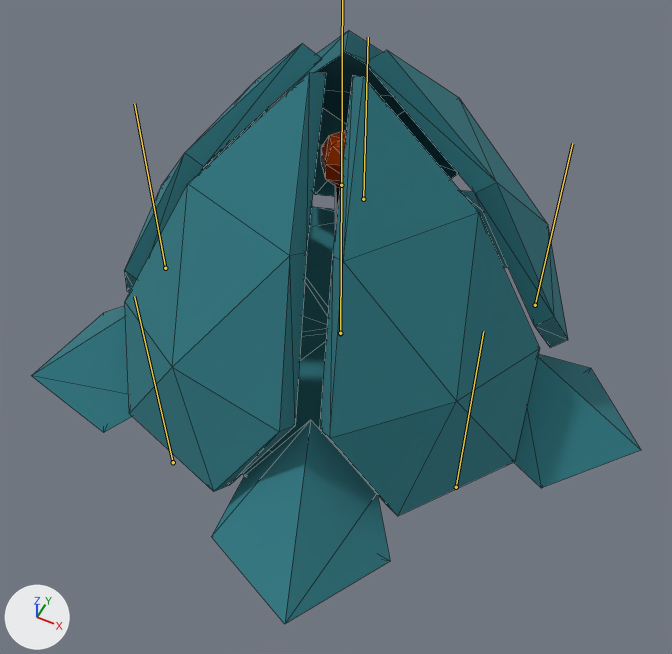
Before and after pictures for a commit that changed the glTF model import/bobo_plant.glb.
Both versions are drawn from a 50 mm lens placed at (1.43, -2.92, 3.69), pointed at (0.16, -0.37, 0.51). Every picture has the same lights, and +X, +Y and +Z are marked at lower left. The bones that bend it are drawn over the model as lines. Mesh edges are drawn as thin lines.
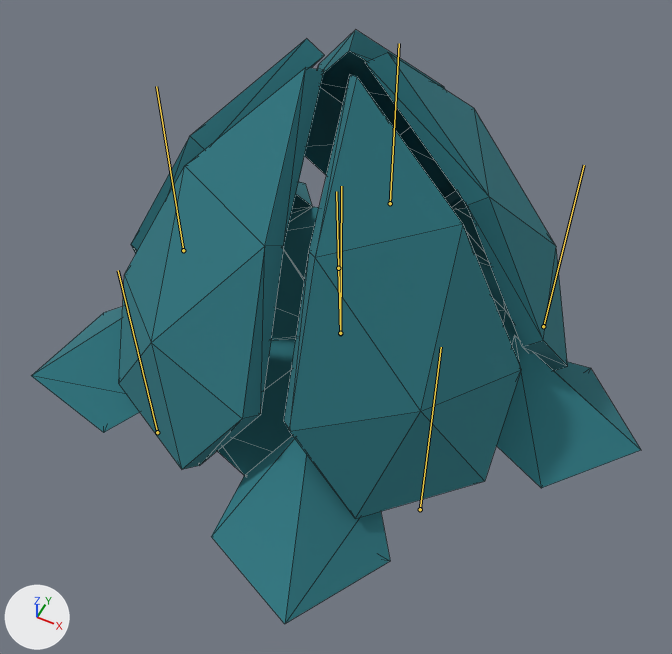
The newer file adds an action. The first version stands in its rest pose; the second is drawn at frame 40 of the action 'hurt'.

Boxes (x1, y1, x2, y2) around the edits, measured in the pictures (672 x 654 px):
'Icosphere', posed: (32, 30, 641, 624) in both
bone '4', root to tip: before (165, 268) to (134, 103); after (157, 432) to (118, 270)
bone '5', root to tip: before (363, 199) to (368, 37); after (183, 250) to (156, 86)
bone '1', root to tip: before (535, 305) to (572, 143); after (390, 203) to (399, 43)
bone '2', root to tip: before (456, 487) to (483, 331); after (543, 326) to (584, 165)
bone '3', root to tip: before (173, 462) to (134, 296); after (420, 509) to (441, 347)
bone 'lore', root to tip: before (340, 333) to (341, 185); after (340, 333) to (338, 268)

The change in detail:
Bone '4' (bone_4) moves from (0.0, 0.0, 0.0) to (0.59, 0.0, 0.964).
Bone '4' (bone_4) turns from (0, 0, 0) to (0, 63, 0) degrees about its own x, y and z.
Bone '5' (bone_5) moves from (0.0, 0.0, 0.0) to (-0.728, 0.0, 0.865).
Bone '5' (bone_5) turns from (0, 0, 0) to (0, 63, 0) degrees about its own x, y and z.
Bone '1' (bone_1) moves from (0.0, 0.0, 0.0) to (-1.05, 0.0, -0.412).
Bone '1' (bone_1) turns from (0, 0, 0) to (0, 63, 0) degrees about its own x, y and z.
Bone '2' (bone_2) moves from (0.0, 0.0, 0.0) to (0.049, 0.0, -1.132).
Bone '2' (bone_2) turns from (0, 0, 0) to (0, 63, 0) degrees about its own x, y and z.
Bone '3' (bone_3) moves from (0.0, 0.0, 0.0) to (1.138, 0.0, -0.286).
Bone '3' (bone_3) turns from (0, 0, 0) to (0, 63, 0) degrees about its own x, y and z.
Bone 'lore' (bone_lore) turns from (0, 0, 0) to (1, 26, 1) degrees about its own x, y and z.
Bone 'lore' (bone_lore) is rescaled from (1.0, 1.0, 1.0) to (0.49, 0.49, 0.49).
